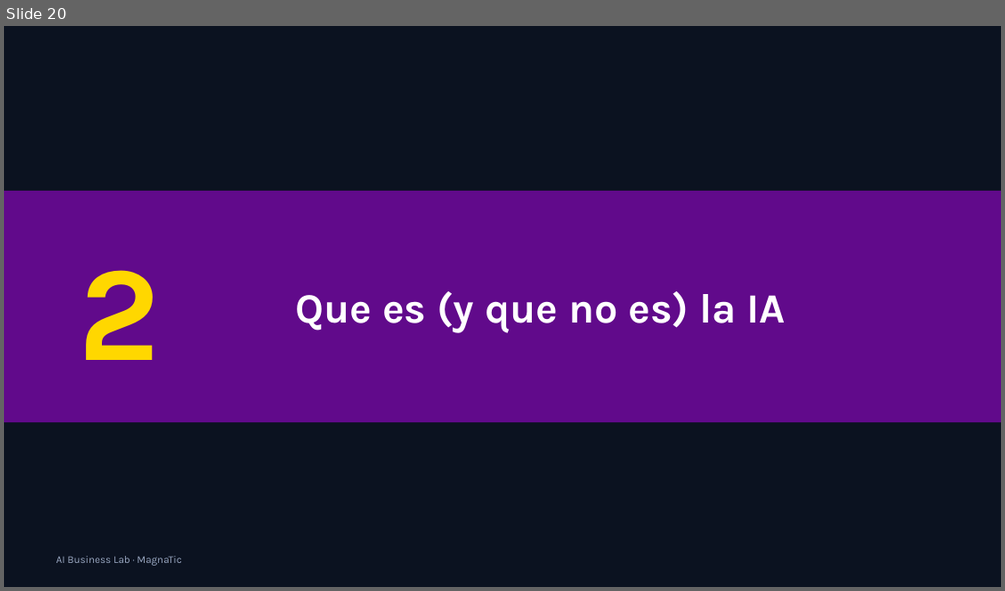
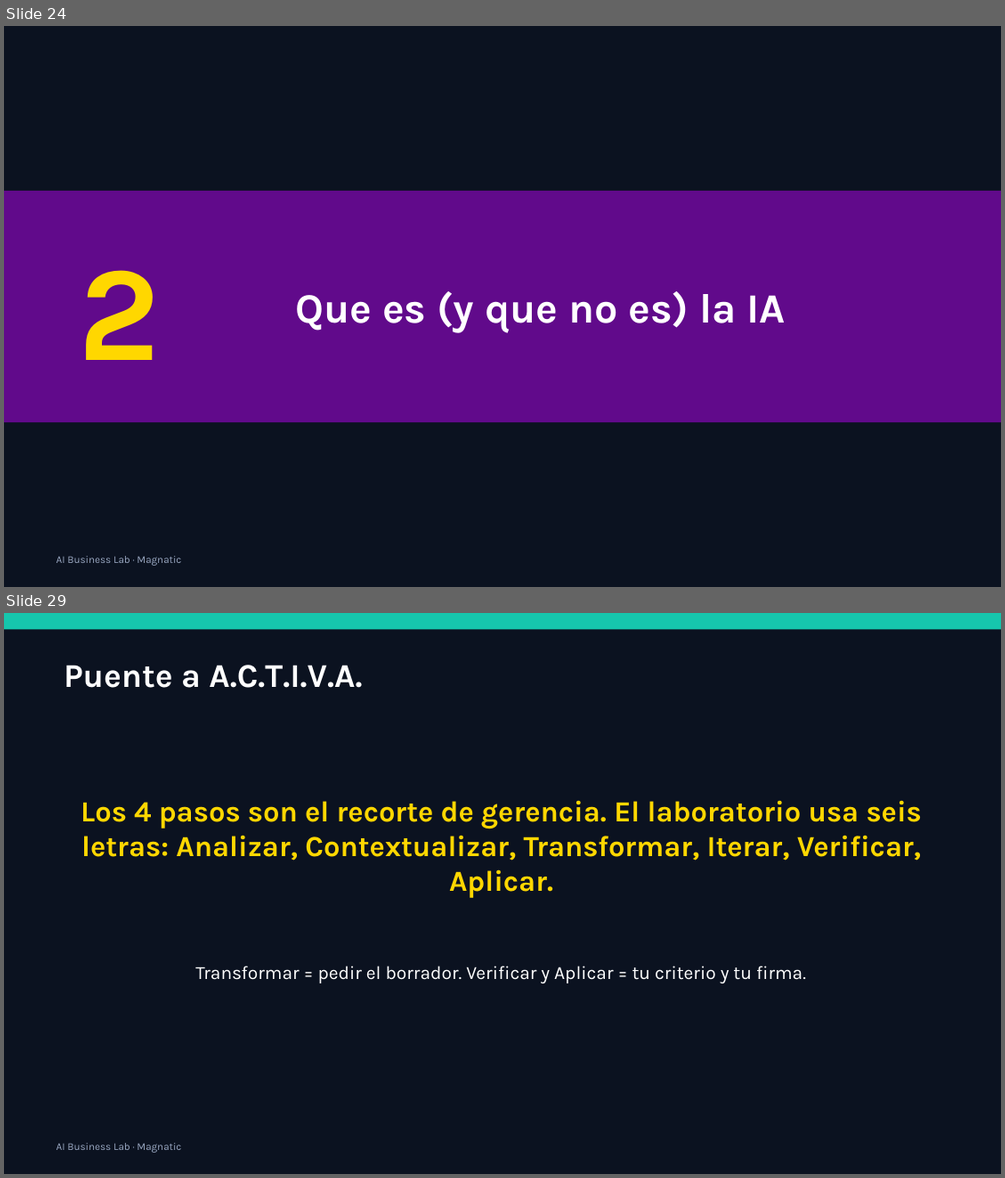
Before and after one commit to xander0408/CURSOS, a slide deck: AI-Business-Lab-Presentacion.pptx. Shown one above the other, each under a label of ours: slide 20 before the commit, slides 24 and 29 after it; the slides between them are not shown. The pictures are 1005x591 and 1005x1178 pixels, drawn with LibreOffice and Linux fonts; fonts in the diff are those of the drawing. Boxes give left, top, right and bottom in pixels: in the first picture for what was removed or moved away, otherwise in the second. Text is boxed around its words. In the diff, an @@ line names an element or a change of style, - is before the commit and + after.

```diff
--- a/AI-Business-Lab-Presentacion.pptx
+++ b/AI-Business-Lab-Presentacion.pptx
@@ slide 29 added at box(4, 613, 1001, 1174), background #0B1220 @@
@@ rectangle added at box(4, 613, 1001, 629), fill #16C6AD @@
@@ text added at box(64, 665, 362, 688), 32 pt, text #FFFFFF, bold @@
+Puente a A.C.T.I.V.A.
@@ text added at box(81, 800, 922, 898), 28 pt, text #FFD700, bold @@
+Los 4 pasos son el recorte de gerencia. El laboratorio usa seis letras: Analizar, Contextualizar, Transformar, Iterar, Verificar, Aplicar.
@@ text added at box(195, 965, 806, 983), 18 pt, text #FFFFFF @@
+Transformar = pedir el borrador. Verificar y Aplicar = tu criterio y tu firma.
@@ text added at box(57, 1143, 181, 1152), 10 pt, text #9AA8C2 @@
+AI Business Lab · Magnatic
@@ what was slide 20 is now slide 24 @@
@@ slide 24 changed as well @@
@@ text at box(57, 556, 181, 565): text changed @@
-AI Business Lab · MagnaTic
+AI Business Lab · Magnatic
```
Also in this commit, not shown: 67 other slides changed, 8 other slides added, 24 other files.
